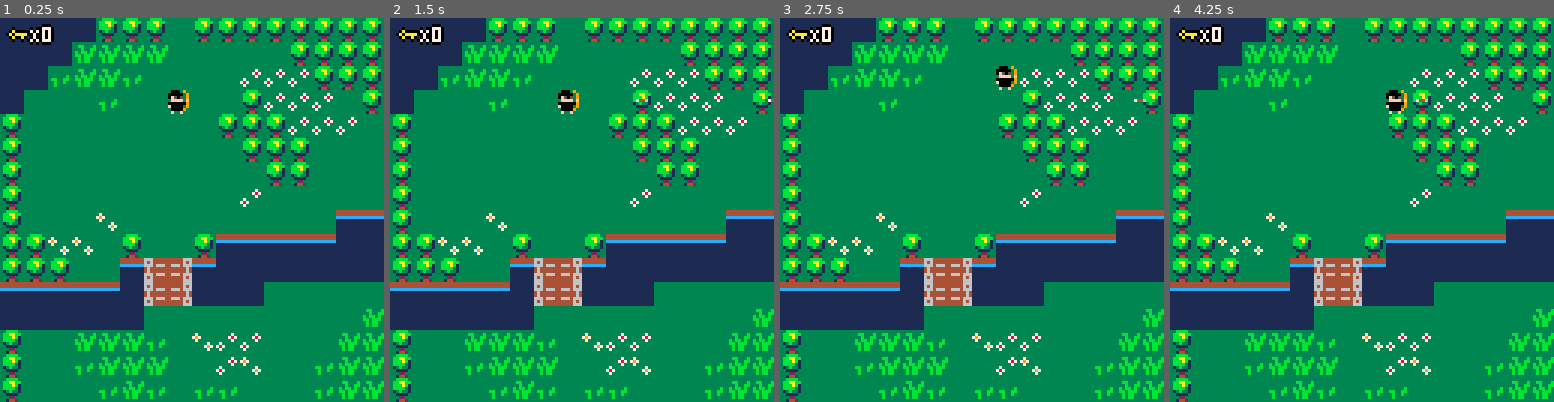
Above: before the commit, frames 1-4 (left to right).
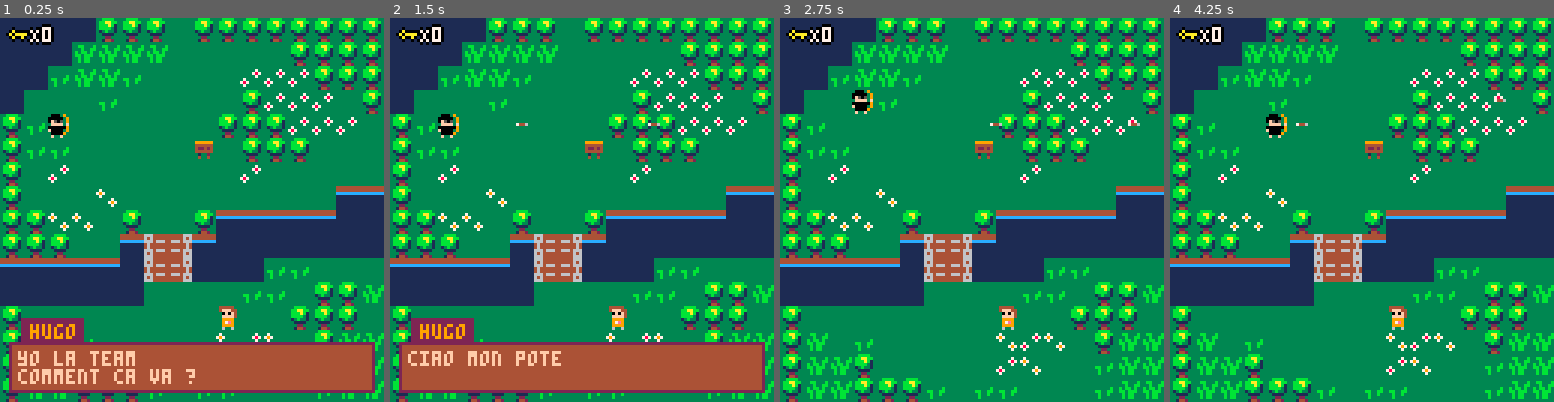
Above: after the commit, the same moments.

Repository: HeavenProx/PICO-8
Game: PICO-8 cartridge untitled.p8
Two runs of this game, one before a commit and one after it. Both use one fixed random seed, a clock stepped at 60 frames per second and the inputs below.
Inputs:
- Up to frame 1 (0.25 s): no input
- Up to frame 2 (1.5 s): tap X (X key) at 0.33, 1.07 s; tap O (Z key) at 0.7 s
- Up to frame 3 (2.75 s): hold Right 1.6-2.1 s; tap O (Z key) at 1.7, 2.1, 2.5 s; tap X (X key) at 1.85 s; hold Up 2.15-2.42 s; hold Right from 2.47 s (still down)
- Up to frame 4 (4.25 s): tap O (Z key) every 0.4 s from 2.9 to 4.1 s; tap X (X key) at 2.97, 4.08 s; release Right at 3.03 s; hold Left 3.08-3.58 s; hold Down 3.63-3.97 s; hold Right from 4.02 s (still down)

The runs differ from the first frame. In frame 1, 32% of the frame differs, in the area x 0-100%, y 18-100%; in frame 2, 32%; in frame 3, 21%; in frame 4, 21%.

Commit message:
perso et debut dialogue

Diff:
--- a/untitled.p8
+++ b/untitled.p8
@@ -4,13 +4,18 @@
 function _init()
 	draw_map()
 	create_player()
+	create_msg("hugo",
+	"yo la team\ncomment ca va ?",
+	"ciao mon pote")
 end
 
 
 function _update()
 	update_camera()
-
-	move()
+	if not messages[1] then
+		move()
+	end
+	update_msg()
 
 	if btnp(❎) then
 		shoot()
@@ -24,14 +29,13 @@
 function _draw()
 	cls()
 	map()
-
 	draw_player()
+	draw_ui()
+	draw_msg()
 
 	for arrow in all(arrows) do
 		spr(arrow.sp, arrow.x, arrow.y, 1, 1, arrow.flip)
 	end
-
-	draw_ui()
 end
 
 
@@ -42,8 +46,8 @@
 function create_player()
 	p = {
 		sprite=1,
-		x=7,
-		y=3,
+		x=2,
+		y=4,
 		largeur=8,
 		hauteur=8,
 		keys=0,
@@ -170,6 +174,37 @@
 	print(text,x,y-1,0)
 	print(text,x,y,7)
 end
+-->8
+--messages
+
+function init_msg()
+	messages={}
+end
+
+function create_msg(name,...)
+	msg_title=name
+	messages={...}
+end
+
+function update_msg()
+	if (btnp(🅾️)) then
+		deli(messages,1)
+	end
+end
+
+function draw_msg()
+	if messages[1] then
+		local y=100
+		-- # est pour la longueur
+		rectfill(7,y,11+#msg_title*4,
+		y+7,2)
+		print(msg_title,10,y+2,9)
+
+		rectfill(3,y+8,124,y+24,4)
+		rect(3,y+8,124,y+24,2)
+		print(messages[1],6,y+11,15)
+	end
+end
 
 
 
@@ -239,26 +274,26 @@
 
 
 __gff__
-0000000000000000020001010000030100000000000000000000010100000101000000000000000000000000000005000000000000000000000000000000050000000000000000000000000000000000000000000000000000000000000000000000000000000000000000000000000000000000000000000000000000000000
+0000000000000001020001010000030100010000000000000200010100000101000100000000000000000000000005000000000000000000000000000000050000000000000000000000000000000000000000000000000000000000000000000000000000000000000000000000000000000000000000000000000000000000
 0000000000000000000000000000000000000000000000000000000000000000000000000000000000000000000000000000000000000000000000000000000000000000000000000000000000000000000000000000000000000000000000000000000000000000000000000000000000000000000000000000000000000000
 __map__
 1b1b1b1b0a0a0a090a0a0a0a0a0a0a0a0a0a0a0a0a1b1b1b0a0a0a0a0a0a0a29090909090909090909090909090900000000000000000000000000000000000000000000000000000000000000000000000000000000000000000000000000000000000000000000000000000000000000000000000000000000000000000000
 1b1b1b2a2a2a2a09090909090a0a0a0a082a2a09092c2c0909093a093a090909090909090909090909090909090900000000000000000000000000000000000000000000000000000000000000000000000000000000000000000000000000000000000000000000000000000000000000000000000000000000000000000000
 1b1b3a2a2a3a090909092929290a0a0a0a2a3a090b1b1b090909090909090909090909090909090909090909090900000000000000000000000000000000000000000000000000000000000000000000000000000000000000000000000000000000000000000000000000000000000000000000000000000000000000000000
 1b0909093a09090909090a292929090a0a3a3a0a1b1b09090909093a0a0a0909090909090909090909090909090900000000000000000000000000000000000000000000000000000000000000000000000000000000000000000000000000000000000000000000000000000000000000000000000000000000000000000000
-0a09090909090909090a0a0a292929090a0a0a0a1b1b09291909090a0a090909090909090909090909090909090900000000000000000000000000000000000000000000000000000000000000000000000000000000000000000000000000000000000000000000000000000000000000000000000000000000000000000000
-0a0909090909090909090a0a0a0909090909090b1b1b09193a09090909090909090909090909090909090909090900000000000000000000000000000000000000000000000000000000000000000000000000000000000000000000000000000000000000000000000000000000000000000000000000000000000000000000
-0a090909090909090909090a0a09090909091d1d1d09093a09093a09093a0909090909090909090909090909090900000000000000000000000000000000000000000000000000000000000000000000000000000000000000000000000000000000000000000000000000000000000000000000000000000000000000000000
-0a09090909090909090929090909090909091c1c1c090909090909093a3a0909090909090909090909090909090900000000000000000000000000000000000000000000000000000000000000000000000000000000000000000000000000000000000000000000000000000000000000000000000000000000000000000000
-0a090909190909090909090909090b0b0b0b1b1b1b09090909093a0909090909090909090909090909090909090900000000000000000000000000000000000000000000000000000000000000000000000000000000000000000000000000000000000000000000000000000000000000000000000000000000000000000000
-0a0a1919090a09090a0b0b0b0b0b1b1b1b1b1b1b093a3a091a1a090929090909090909090909090909090909090900000000000000000000000000000000000000006746664700000000000000000000000000000000000000000000000000000000000000000000000000000000000000000000000000000000000000000000
-0a0a0a09090b0c0d0b1b1b1b1b1b1b1b090909093a09091a1a1a1a091919090a0a0909090909090909090909090900000000000000000000000000000000000000467666667600000000000000000000000000000000000000000000000000000000000000000000000000000000000000000000000000000000000000000000
-0b0b0b0b0b1b0c0d1b1b1b0909090909090909090909091a1a1a090909090a0a0a0909090909090909090909090900000000000000000000000000000000000000766666765700000000000000000000000000000000000000000000000000000000000000000000000000000000000000000000000000000000000000000000
-1b1b1b1b1b1b0909090909090909092a093a3a0919093a091a090909090a0a0a090909090909090909090909090900000000000000000000000000000000000000565774750000000000000000000000000000000000000000000000000000000000000000000000000000000000000000000000000000000000000000000000
-0a09092a2a2a3a091929290909092a2a2a092a3a3a09090909090909090a0a09090909090909090909090909090900000000000000000000000000000000000000005544000000000000000000000000000000000000000000000000000000000000000000000000000000000000000000000000000000000000000000000000
-0a09093a2a2a2a0909291909093a2a2a091a1a19093a092a3a0909090a0a090909090909090909090909090909090000000000000000000000000000000000000000544464534300530b004300634300000000000000000000000000000000000000000000000000000000000000000000000000000000000000000000000000
-0a0909093a2a3a093a3a0909093a2a2a091a1a1a3a093a2a2a09090a0a090929090909090909090909090909090900000000000000000000000000000000000000405141414151614141415151414161420000000000000000000000000000000000000000000000000000000000000000000000000000000000000000000000
-0a0909090a0909093a3a09090909090909091a1a1a09093a09090a0a0a3a0909090909090909090909090909090900000000000000000000000000000000000000000000000000000000000000000000000000000000000000000000000000000000000000000000000000000000000000000000000000000000000000000000
+0a3a090909090909090a0a0a292929090a0a0a0a1b1b09291909090a0a090909090909090909090909090909090900000000000000000000000000000000000000000000000000000000000000000000000000000000000000000000000000000000000000000000000000000000000000000000000000000000000000000000
+0a3a3a090909090907090a0a0a0909090909091d1d1d09193a09090909090909090909090909090909090909090900000000000000000000000000000000000000000000000000000000000000000000000000000000000000000000000000000000000000000000000000000000000000000000000000000000000000000000
+0a0929090909090909092909090909093a09091c1c1c093a09093a09093a0909090909090909090909090909090900000000000000000000000000000000000000000000000000000000000000000000000000000000000000000000000000000000000000000000000000000000000000000000000000000000000000000000
+0a090909190909090909090909090b0b0b0b0b1b1b1b0909090909093a3a0909090909090909090909090909090900000000000000000000000000000000000000000000000000000000000000000000000000000000000000000000000000000000000000000000000000000000000000000000000000000000000000000000
+0a0a1919090a09090a0b0b0b0b0b1b1b1b1b1b1b1b09090909093a0909090909090909090909090909090909090900000000000000000000000000000000000000000000000000000000000000000000000000000000000000000000000000000000000000000000000000000000000000000000000000000000000000000000
+0a0a0a09090b0c0d0b1b1b1b1b1b1b1b09090909093a3a091a1a090929090909090909090909090909090909090900000000000000000000000000000000000000006746664700000000000000000000000000000000000000000000000000000000000000000000000000000000000000000000000000000000000000000000
+0b0b0b0b0b1b0c0d1b1b1b3a3a090909090909093a09091a1a1a1a091919090a0a0909090909090909090909090900000000000000000000000000000000000000467666667600000000000000000000000000000000000000000000000000000000000000000000000000000000000000000000000000000000000000000000
+1b1b1b1b1b1b090909093a3a090a0a2a090909090909091a1a1a090909090a0a0a0909090909090909090909090900000000000000000000000000000000000000766666765700000000000000000000000000000000000000000000000000000000000000000000000000000000000000000000000000000000000000000000
+0a09090909090909092109090a0a0a09093a3a0919093a091a090909090a0a0a090909090909090909090909090900000000000000000000000000000000000000565774750000000000000000000000000000000000000000000000000000000000000000000000000000000000000000000000000000000000000000000000
+0a2a093a0909090909192919090a2a2a2a092a3a3a09090909090909090a0a09090909090909090909090909090900000000000000000000000000000000000000005544000000000000000000000000000000000000000000000000000000000000000000000000000000000000000000000000000000000000000000000000
+0a2a2a0a0909090909291909093a2a2a091a1a19093a092a3a0909090a0a090909090909090909090909090909090000000000000000000000000000000000000000544464534300530b004300634300000000000000000000000000000000000000000000000000000000000000000000000000000000000000000000000000
+0a2a2a0a0a0a3a093a3a0909093a2a2a091a1a1a3a093a2a2a09090a0a090929090909090909090909090909090900000000000000000000000000000000000000405141414151614141415151414161420000000000000000000000000000000000000000000000000000000000000000000000000000000000000000000000
+0a3a3a090a0a09093a3a09090909090909091a1a1a09093a09090a0a0a3a0909090909090909090909090909090900000000000000000000000000000000000000000000000000000000000000000000000000000000000000000000000000000000000000000000000000000000000000000000000000000000000000000000
 0a3a09090a0a0909092a09090a0909090909091a1a09090909090a0a0a3a2a09090909090909090909090909090900000000000000000000000000000000000000000000000000000000000000000000000000000000000000000000000000000000000000000000000000000000000000000000000000000000000000000000
 1a2a3a09090a0929093a3a0a0a0a092a093a2a2a1a0909090909090a09192a09090909090909090909090909090900000000000000000000000000000000000000000000000000000000000000000000000000000000000000000000000000000000000000000000000000000000000000000000000000000000000000000000
 1a1a2a3a09092a0909093a0a0a091919193a091a1a092a3a2909090a0a0a0909090909090909090909090909090900000000000000000000000000000000000000000000000000000000000000000000000000000000000000000000000000000000000000000000000000000000000000000000000000000000000000000000
Not shown, changed: 24 lines of the sprite sheet (__gfx__) section of untitled.p8
